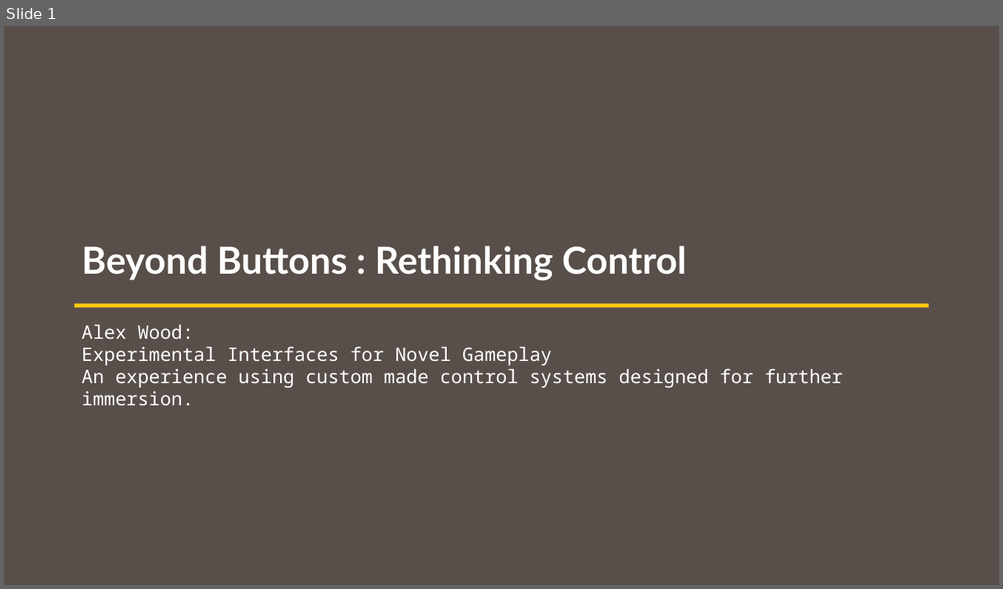
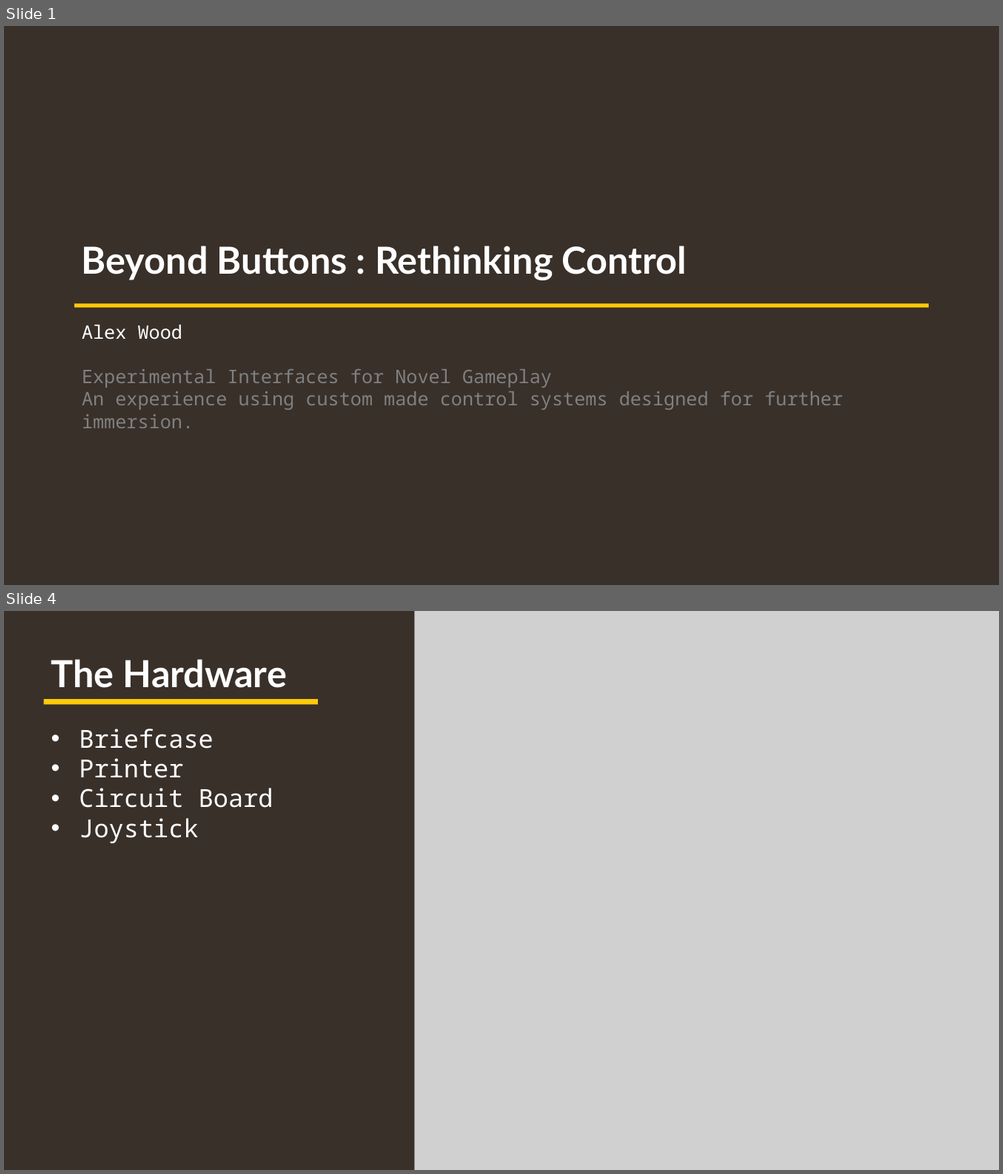
Before and after one commit to Astarrix/Beyond-Buttons, a slide deck: Project/FYP Presentation.pptx. Shown one above the other, each under a label of ours: slide 1 before the commit, slides 1 and 4 after it; the slides between them are not shown. The pictures are 1003x589 and 1003x1174 pixels, drawn with LibreOffice and Linux fonts; fonts in the diff are those of the drawing; grey boxes stand for pictures. Boxes give left, top, right and bottom in pixels: in the first picture for what was removed or moved away, otherwise in the second. Text is boxed around its words. In the diff, an @@ line names an element or a change of style, - is before the commit and + after.

```diff
--- a/Project/FYP Presentation.pptx
+++ b/Project/FYP Presentation.pptx
@@ slide 4 added at bbox=[4, 611, 999, 1170], background #39302A @@
@@ picture added at bbox=[415, 611, 999, 1170] @@
@@ text added at bbox=[51, 659, 287, 688], 36 pt, text #FFFFFF, bold @@
+The Hardware
@@ rectangle added at bbox=[43, 699, 317, 704], fill #FFCA08 @@
@@ text added at bbox=[79, 729, 273, 844], 24 pt, text #FFFFFF @@
+• Briefcase
+• Printer
+• Circuit Board
+• Joystick
@@ slide 1 changed as well @@
@@ background #58504B to #39302A @@
@@ text at bbox=[82, 325, 182, 340]: text changed @@
-Alex Wood:
+Alex Wood
@@ text at bbox=[82, 369, 842, 410]: text colour #FFFFFF to #808080 @@
```
Also in this commit, not shown: 4 other slides added, 1 slide removed, 1 other file.
